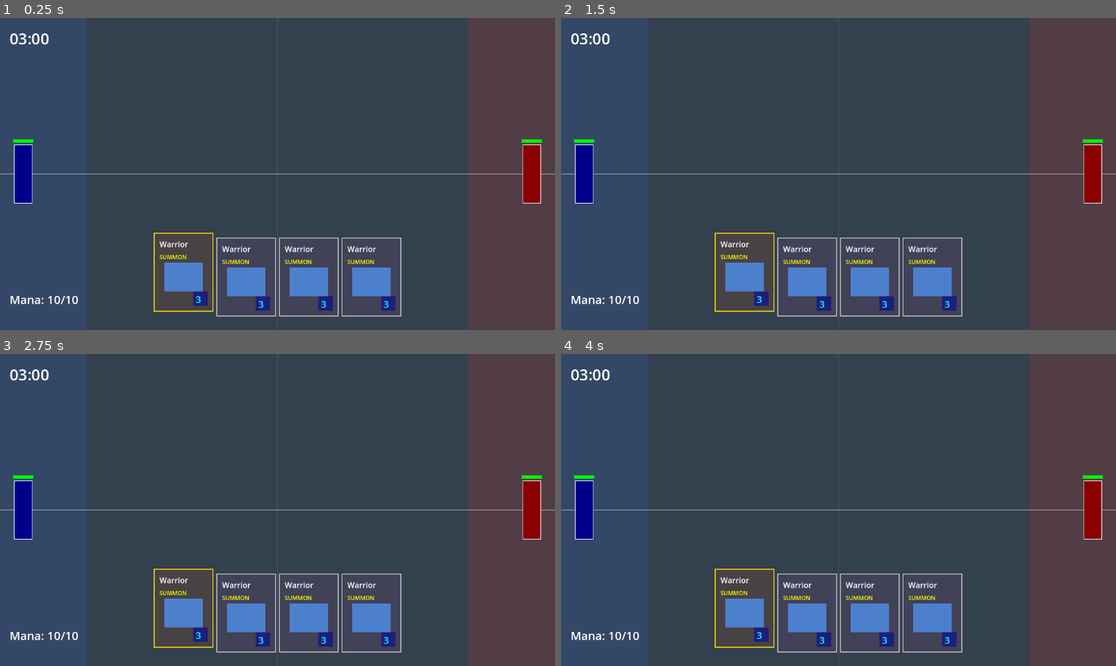
Above: before the commit, frames 1-4 (two rows, left to right).
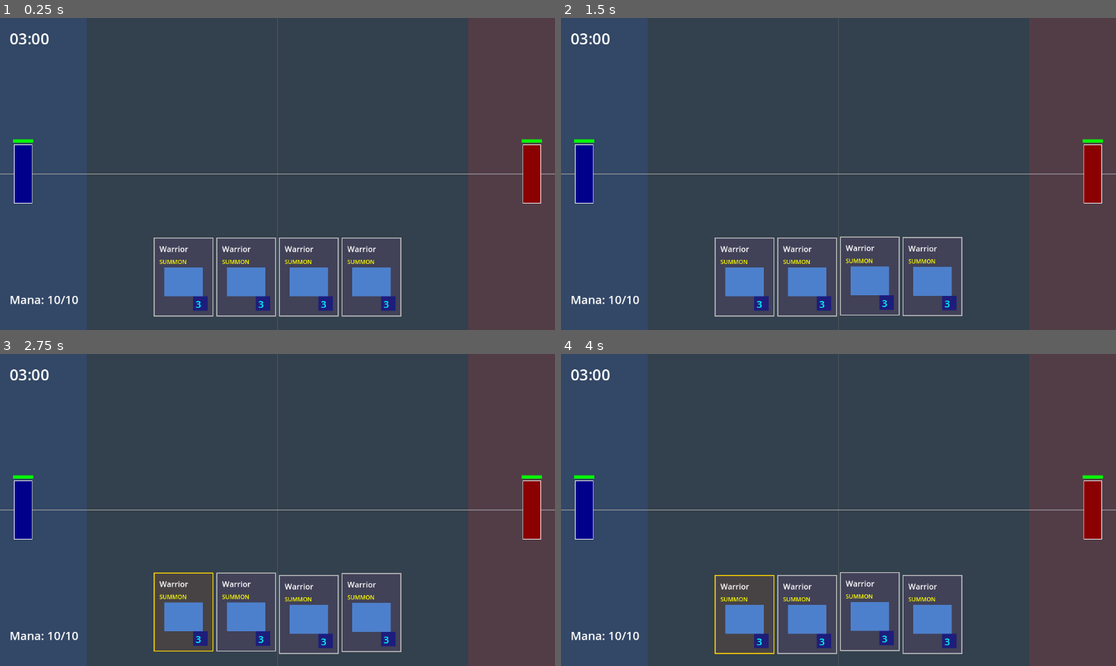
Above: after the commit, the same moments.

Repository: amari-charles/project-summoner
Game: Godot game, scene res://scenes/battlefield/test_game.tscn
The game is run twice, just before and just after one commit, with the same random seed, the same clock (stepped at 60 frames per second) and the same inputs.
Inputs (mouse positions are in pixels of both pictures, inside the frame that each line leads up to):
- Up to frame 1 (0.25 s): no input
- Up to frame 2 (1.5 s): tap Enter at 0.5 s; drag from (838, 276) to (894, 105) at 0.52 s; drag from (727, 189) to (810, 236) at 1.27 s
- Up to frame 3 (2.75 s): tap Space at 2 s; move the mouse to (333, 441) at 2.02 s; tap 1 at 2.1 s; click (333, 441) at 2.17 s
- Up to frame 4 (4 s): drag from (810, 572) to (672, 463) at 2.77 s; move the mouse to (1005, 556) at 3.52 s; tap 1 at 3.6 s; click (1005, 556) at 3.67 s

The runs differ from the first frame. In frame 1, 0.8% of the frame differs, in the area x 27-39%, y 68-96%; in frame 2, 1.4%; in frame 3, 1.6%; in frame 4, 2.0%, in the area x 27-73%, y 68-97%.

Commit message:
Add Hearthstone-style card animations
Implemented polished card animations for HandUI:
- Hover effect: Cards rise 30px and scale to 1.15x with smooth cubic easing
- Idle bobbing: Cards gently float up/down with 3px amplitude, staggered start
- Glow effects: Playable cards pulse gold, bright gold on hover
- Fixed pulse restart issue: Added was_recently_hovered flag to prevent pulse from restarting after hover

Animation details:
- TRANS_CUBIC + EASE_OUT for responsive hover (0.2s)
- TRANS_SINE + EASE_IN_OUT for smooth bobbing (2s cycle)
- Cards properly kill tweens to prevent conflicts
- Hover raises z-index to appear above other cards
- Deselect all cards after playing (selected_card_index = -1)

🤖 Generated with [Claude Code](https://claude.com/claude-code)

Co-Authored-By: Claude <noreply@anthropic.com>

Diff:
--- a/scripts/ui/hand_ui.gd
+++ b/scripts/ui/hand_ui.gd
@@ -14,9 +14,32 @@
 	var card_index: int
 	var hand_ui: HandUI
 
+	# Animation state
+	var hover_tween: Tween
+	var idle_tween: Tween
+	var is_hovered: bool = false
+	var was_recently_hovered: bool = false  # Prevents pulse from restarting immediately
+	var base_position: Vector2
+	var base_scale: Vector2 = Vector2(1.0, 1.0)
+
+	# Animation constants
+	const HOVER_OFFSET = -30.0  # How much card rises (negative = up)
+	const HOVER_SCALE = 1.15    # Scale multiplier when hovered
+	const HOVER_DURATION = 0.2  # Seconds for hover transition
+	const IDLE_BOB_AMOUNT = 3.0 # Pixels to bob up/down
+	const IDLE_BOB_DURATION = 2.0  # Seconds for one bob cycle
+
 	func _ready() -> void:
 		mouse_filter = Control.MOUSE_FILTER_STOP
-		print("CardDisplay ready: ", name, " size: ", size, " custom_minimum_size: ", custom_minimum_size)
+		base_position = position
+
+		# Connect hover signals
+		mouse_entered.connect(_on_mouse_entered)
+		mouse_exited.connect(_on_mouse_exited)
+
+		# Stagger idle animation start
+		await get_tree().create_timer(card_index * 0.05).timeout
+		_start_idle_animation()
 
 	## Start dragging this card
 	func _get_drag_data(_at_position: Vector2) -> Variant:
@@ -79,16 +102,138 @@
 
 		return preview
 
-	## Allow clicking to select card (fallback to old behavior)
+	## Allow clicking to select card
 	func _gui_input(event: InputEvent) -> void:
 		if event is InputEventMouseButton:
 			if event.button_index == MOUSE_BUTTON_LEFT and event.pressed:
 				if hand_ui:
 					hand_ui._select_card(card_index)
 
+	## Hover effect - card rises and scales up
+	func _on_mouse_entered() -> void:
+		if is_hovered:
+			return
+		is_hovered = true
+		was_recently_hovered = true
+
+		# Stop idle animation while hovering
+		if idle_tween and idle_tween.is_valid():
+			idle_tween.kill()
+
+		# Stop any pulse glow on the border
+		var border = get_node_or_null("Border") as ColorRect
+		if border and border.has_meta("pulse_tween"):
+			var pulse_tween = border.get_meta("pulse_tween") as Tween
+			if pulse_tween and pulse_tween.is_valid():
+				pulse_tween.kill()
+			border.remove_meta("pulse_tween")
+
+		# Create hover tween
+		if hover_tween and hover_tween.is_valid():
+			hover_tween.kill()
+
+		hover_tween = create_tween()
+		hover_tween.set_parallel(true)
+		hover_tween.set_trans(Tween.TRANS_CUBIC)
+		hover_tween.set_ease(Tween.EASE_OUT)
+
+		# Animate position (rise up)
+		hover_tween.tween_property(self, "position:y", base_position.y + HOVER_OFFSET, HOVER_DURATION)
+
+		# Animate scale
+		hover_tween.tween_property(self, "scale", Vector2(HOVER_SCALE, HOVER_SCALE), HOVER_DURATION)
+
+		# Raise z_index to appear above other cards
+		z_index = 10
+
+		# Update glow if card is playable
+		_update_hover_glow(true)
+
+	## Exit hover - card returns to normal
+	func _on_mouse_exited() -> void:
+		if not is_hovered:
+			return
+		is_hovered = false
+
+		print("CardDisplay: Mouse exited card ", card_index)
+
+		# Create exit tween
+		if hover_tween and hover_tween.is_valid():
+			hover_tween.kill()
+
+		hover_tween = create_tween()
+		hover_tween.set_parallel(true)
+		hover_tween.set_trans(Tween.TRANS_CUBIC)
+		hover_tween.set_ease(Tween.EASE_OUT)
+
+		# Return to base position
+		hover_tween.tween_property(self, "position:y", base_position.y, HOVER_DURATION)
+
+		# Return to normal scale
+		hover_tween.tween_property(self, "scale", base_scale, HOVER_DURATION)
+
+		# Reset z_index
+		hover_tween.finished.connect(func(): z_index = 0)
+
+		# Remove hover glow - set to static non-pulsing color
+		var border = get_node_or_null("Border") as ColorRect
+		if border:
+			var glow_tween = create_tween()
+			glow_tween.set_trans(Tween.TRANS_SINE)
+			glow_tween.set_ease(Tween.EASE_OUT)
+			# Set to gray, not back to pulse
+			glow_tween.tween_property(border, "color", Color.GRAY, 0.15)
+
+		# Restart idle animation after hover ends
+		hover_tween.finished.connect(_start_idle_animation)
+
+	## Subtle floating animation when idle
+	func _start_idle_animation() -> void:
+		if is_hovered:
+			return
+
+		# Kill existing idle tween
+		if idle_tween and idle_tween.is_valid():
+			idle_tween.kill()
+
+		# Create looping bob animation
+		idle_tween = create_tween()
+		idle_tween.set_loops()  # Infinite loop
+		idle_tween.set_trans(Tween.TRANS_SINE)
+		idle_tween.set_ease(Tween.EASE_IN_OUT)
+
+		# Bob up
+		idle_tween.tween_property(self, "position:y", base_position.y - IDLE_BOB_AMOUNT, IDLE_BOB_DURATION / 2.0)
+
+		# Bob down
+		idle_tween.tween_property(self, "position:y", base_position.y + IDLE_BOB_AMOUNT, IDLE_BOB_DURATION / 2.0)
+
+	## Update glow effect based on hover state and playability
+	func _update_hover_glow(active: bool) -> void:
+		var border = get_node_or_null("Border") as ColorRect
+		if not border:
+			return
+
+		# Only glow if card is affordable
+		var can_afford = hand_ui and hand_ui.summoner and hand_ui.summoner.mana >= card.mana_cost
+
+		if not can_afford:
+			return
+
+		var glow_tween = create_tween()
+		glow_tween.set_trans(Tween.TRANS_SINE)
+		glow_tween.set_ease(Tween.EASE_OUT)
+
+		if active:
+			# Bright gold glow on hover
+			glow_tween.tween_property(border, "color", Color(1.0, 0.9, 0.3, 1.0), 0.15)
+		else:
+			# Return to subtle glow or gray
+			glow_tween.tween_property(border, "color", Color(0.8, 0.7, 0.2, 0.6), 0.15)
+
 var summoner: Summoner
 var card_displays: Array[Control] = []
-var selected_card_index: int = 0
+var selected_card_index: int = -1  # -1 means no selection
 
 signal card_selected(index: int)
 
@@ -231,15 +376,19 @@
 		if i >= card_displays.size():
 			continue
 
-		var display = card_displays[i]
-		var border = display.get_child(1) as ColorRect  # Border is second child
+		var display = card_displays[i] as CardDisplay
+		if not display:
+			continue
+
+		var border = display.get_node_or_null("Border") as ColorRect
 
 		if i == selected_card_index:
-			border.color = Color.GOLD
-			display.position.y = 0  # Raise selected card slightly
+			if border:
+				border.color = Color.GOLD
 		else:
-			border.color = Color.GRAY
-			display.position.y = 10
+			if border:
+				# Will be updated by _update_availability for playable cards
+				border.color = Color.GRAY
 
 func _update_availability() -> void:
 	if not summoner:
@@ -250,20 +399,73 @@
 			continue
 
 		var card = summoner.hand[i]
-		var display = card_displays[i]
-		var bg = display.get_child(0) as ColorRect
-
-		# Gray out unaffordable cards
-		if summoner.mana < card.mana_cost:
-			bg.color = Color(0.15, 0.15, 0.2, 0.9)
-			bg.modulate = Color(0.6, 0.6, 0.6)
+		var display = card_displays[i] as CardDisplay
+		if not display:
+			continue
+
+		var bg = display.get_node_or_null("Background") as ColorRect
+		var border = display.get_node_or_null("Border") as ColorRect
+
+		# Check affordability
+		var can_afford = summoner.mana >= card.mana_cost
+
+		if can_afford:
+			# Playable: bright background
+			if bg:
+				bg.color = Color(0.2, 0.2, 0.3, 0.9)
+				bg.modulate = Color.WHITE
+
+			# Start subtle glow pulse on border (unless selected, hovered, or was recently hovered)
+			if border and not display.is_hovered and not display.was_recently_hovered and i != selected_card_index:
+				_create_glow_pulse(border)
 		else:
-			bg.color = Color(0.2, 0.2, 0.3, 0.9)
-			bg.modulate = Color.WHITE
+			# Unaffordable: gray out
+			if bg:
+				bg.color = Color(0.15, 0.15, 0.2, 0.9)
+				bg.modulate = Color(0.6, 0.6, 0.6)
+
+			# Remove glow and kill pulse tween
+			if border and i != selected_card_index:
+				# Kill pulse tween if it exists
+				if border.has_meta("pulse_tween"):
+					var pulse_tween = border.get_meta("pulse_tween") as Tween
+					if pulse_tween and pulse_tween.is_valid():
+						pulse_tween.kill()
+					border.remove_meta("pulse_tween")
+				border.color = Color.GRAY
+
+## Create pulsing glow effect for playable cards
+func _create_glow_pulse(border: ColorRect) -> void:
+	# Don't create if already pulsing
+	if border.has_meta("pulse_tween"):
+		var existing = border.get_meta("pulse_tween") as Tween
+		if existing and existing.is_valid():
+			return  # Already pulsing
+
+	# Kill any existing tween on this border first
+	if border.has_meta("pulse_tween"):
+		var old_tween = border.get_meta("pulse_tween") as Tween
+		if old_tween and old_tween.is_valid():
+			old_tween.kill()
+
+	# Store tween reference on the border node
+	var pulse_tween = border.create_tween()
+	border.set_meta("pulse_tween", pulse_tween)
+
+	pulse_tween.set_loops()
+	pulse_tween.set_trans(Tween.TRANS_SINE)
+	pulse_tween.set_ease(Tween.EASE_IN_OUT)
+
+	# Pulse between dim and bright gold
+	var dim_gold = Color(0.8, 0.7, 0.2, 0.4)
+	var bright_gold = Color(1.0, 0.9, 0.3, 0.8)
+
+	pulse_tween.tween_property(border, "color", bright_gold, 1.0)
+	pulse_tween.tween_property(border, "color", dim_gold, 1.0)
 
 func _on_card_played(_card: Card) -> void:
-	# Deselect after playing
-	selected_card_index = 0
+	# Deselect after playing - no card should be selected
+	selected_card_index = -1
 	_rebuild_hand_display()
 
 func _on_card_drawn(_card: Card) -> void:
